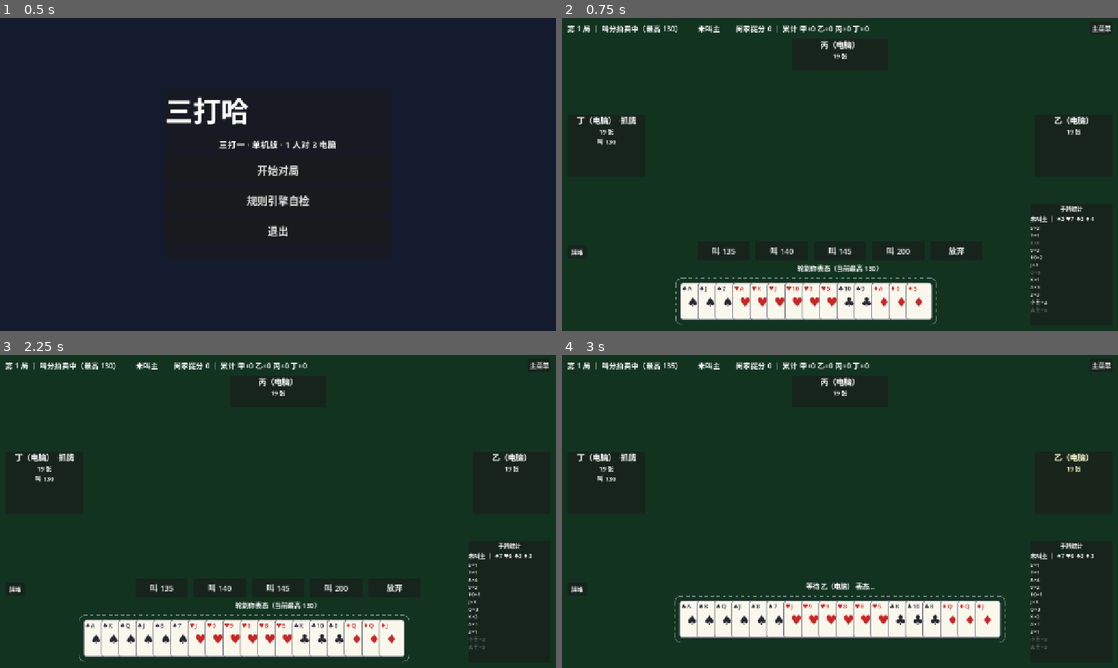
Above: before the commit, frames 1-4 (two rows, left to right).
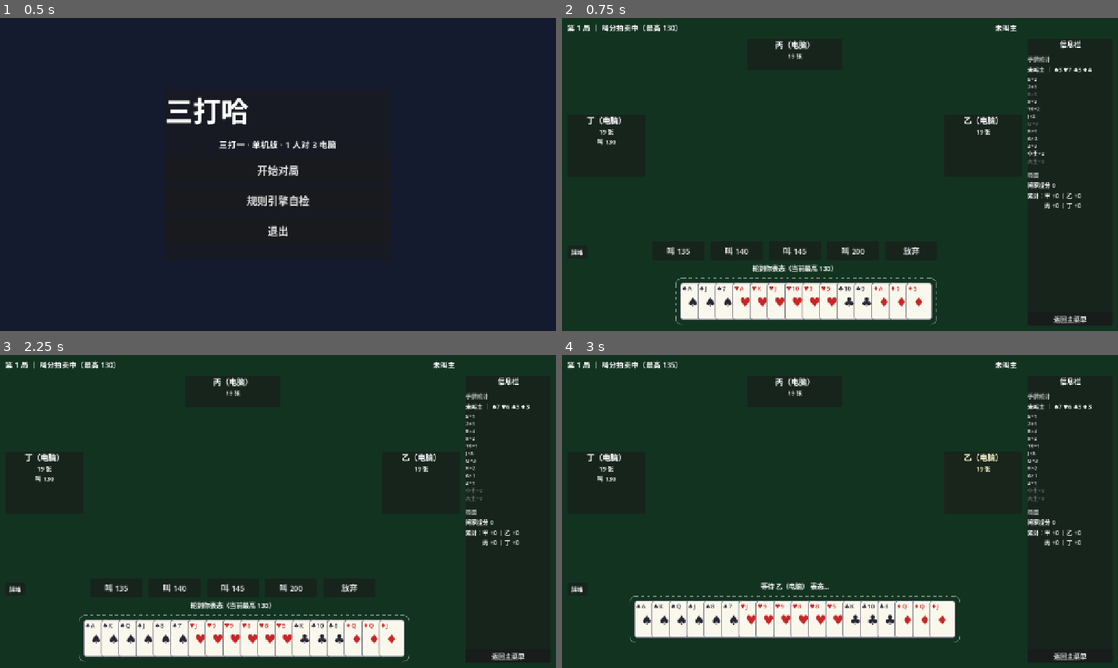
Above: after the commit, the same moments.

Repository: longy1/three-beat-one
Game: Godot game, scene res://scenes/main_menu.tscn
Two runs of this game, one before a commit and one after it. Both use one fixed random seed, a clock stepped at 60 frames per second and the inputs below.
Inputs:
- Up to frame 1 (0.5 s): no input
- Up to frame 2 (0.75 s): click "开始对局" at 0.5 s
- Up to frame 3 (2.25 s): click "主菜单" (after the commit: "返回主菜单") at 1.25 s; click "开始对局" at 2 s
- Up to frame 4 (3 s): click "叫 135" at 2.75 s

Frame 1 is identical in both runs. In frame 2, 3.5% of the frame differs, in the area x 1-99%, y 1-98%; in frame 3, 3.5%; in frame 4, 7.3%.

Commit message:
ui: 右侧竖直信息栏 + 皇冠庄家动画；去掉抓牌庄家展示
- 信息栏（1072~1268, y48~708）：手牌统计 + 局面（捉分/累计，自顶栏拆入）+ 主菜单按钮
- 牌桌区让位至 x0~1060：座位/出牌/Toast/手牌/结算全部重新居中（x536）
- 皇冠动画：拍卖结束从牌桌中央 ×4 放大出现，TRANS_CUBIC EASE_OUT
  减速缩小飞至出牌庄家名字旁停驻（下局拍卖开始时清除）；程序化 CrownBadge 绘制
- 面板不再显示「抓牌/庄」文字，庄家由皇冠标记；视觉稿同步更新

Diff:
--- /dev/null
+++ b/docs/ui-mockup.svg
@@ -0,0 +1,116 @@
+<svg xmlns="http://www.w3.org/2000/svg" width="1280" height="720" viewBox="0 0 1280 720" font-family="'Segoe UI','Microsoft YaHei',sans-serif">
+  <!-- ═══ 底图：牌桌背景 ═══ -->
+  <rect width="1280" height="720" fill="#0b2218"/>
+  <text x="16" y="24" font-size="13" fill="#5a7a68">1280 × 720 ｜ 区域图（视觉稿）｜ 全部留白 12px</text>
+
+  <!-- ═══ 顶栏（x12~1060，避开信息栏） ═══ -->
+  <rect x="12" y="8" width="1048" height="32" rx="6" fill="#12291d" stroke="#2c4a38"/>
+  <text x="28" y="29" font-size="15" fill="#d8e5dd">第 1 局 ｜ 出牌庄 丙 · 叫分 135（抓牌庄家不展示）</text>
+  <text x="420" y="29" font-size="15" fill="#7fd4a0">主：♠ ｜ R = 9</text>
+
+  <!-- ═══ 丙（上带 y48~120，居中于牌桌区 x536） ═══ -->
+  <rect x="426" y="48" width="220" height="72" rx="8" fill="#162e22" stroke="#3a5c48"/>
+  <text x="536" y="76" font-size="16" fill="#e8f0ea" text-anchor="middle" font-weight="bold">丙（电脑）</text>
+  <text x="536" y="96" font-size="13" fill="#9ab5a5" text-anchor="middle">17 张 ｜ 叫 135</text>
+  <!-- 皇冠动画：叫分结束 → 中央大皇冠减速飞向庄家名字旁 -->
+  <path d="M 536 240 Q 500 160 476 88" fill="none" stroke="#e8b84a" stroke-width="1.5" stroke-dasharray="5 4"/>
+  <g transform="translate(460,64)">
+    <path d="M 0 17 L 0 7 L 7 12 L 15 0 L 23 12 L 30 7 L 30 17 Z" fill="#ffd140" stroke="#d9a10e"/>
+    <rect x="0" y="17" width="30" height="5" fill="#d9a10e"/>
+  </g>
+  <circle cx="536" cy="240" r="26" fill="none" stroke="#e8b84a" stroke-width="1" stroke-dasharray="4 4"/>
+  <text x="536" y="245" font-size="13" fill="#e8b84a" text-anchor="middle">👑</text>
+  <text x="560" y="270" font-size="12" fill="#e8b84a">皇冠：中央×4 → 减速缩小飞至庄家名旁</text>
+  <!-- 丙出牌（带内右侧 666~866） -->
+  <rect x="666" y="52" width="48" height="64" rx="5" fill="#f7f3e8" stroke="#888"/>
+  <text x="690" y="88" font-size="18" fill="#1a1a24" text-anchor="middle">♠</text>
+  <rect x="718" y="52" width="48" height="64" rx="5" fill="#f7f3e8" stroke="#888"/>
+  <text x="742" y="88" font-size="18" fill="#b32c2c" text-anchor="middle">♥</text>
+  <text x="780" y="130" font-size="12" fill="#5a7a68">丙·出牌（666~866）</text>
+
+  <!-- Toast（y132~160） -->
+  <text x="536" y="152" font-size="15" fill="#e8b84a" text-anchor="middle">Toast 提示（非法出牌原因等）</text>
+
+  <!-- ═══ 丁（左带 面板 12~192） ═══ -->
+  <rect x="12" y="222" width="180" height="144" rx="8" fill="#162e22" stroke="#3a5c48"/>
+  <text x="102" y="252" font-size="16" fill="#e8f0ea" text-anchor="middle" font-weight="bold">丁（电脑）</text>
+  <text x="102" y="274" font-size="13" fill="#9ab5a5" text-anchor="middle">16 张 ｜ 已放弃</text>
+  <text x="102" y="294" font-size="13" fill="#9ab5a5" text-anchor="middle">（悬停=牌堆）</text>
+  <!-- 丁出牌（200~400） -->
+  <rect x="200" y="262" width="48" height="64" rx="5" fill="#f7f3e8" stroke="#888"/>
+  <text x="224" y="298" font-size="18" fill="#1a1a24" text-anchor="middle">♣</text>
+  <rect x="252" y="262" width="48" height="64" rx="5" fill="#f7f3e8" stroke="#888"/>
+  <text x="276" y="298" font-size="18" fill="#1a1a24" text-anchor="middle">♠</text>
+  <text x="226" y="360" font-size="12" fill="#5a7a68">丁·出牌（200~400）</text>
+
+  <!-- ═══ 乙（右带 面板 880~1060） ═══ -->
+  <rect x="880" y="222" width="180" height="144" rx="8" fill="#162e22" stroke="#3a5c48"/>
+  <text x="970" y="252" font-size="16" fill="#e8f0ea" text-anchor="middle" font-weight="bold">乙（电脑）</text>
+  <text x="970" y="274" font-size="13" fill="#9ab5a5" text-anchor="middle">19 张</text>
+  <!-- 乙出牌（680~880） -->
+  <rect x="680" y="262" width="48" height="64" rx="5" fill="#f7f3e8" stroke="#888"/>
+  <text x="704" y="298" font-size="18" fill="#1a1a24" text-anchor="middle">♦</text>
+  <rect x="732" y="262" width="48" height="64" rx="5" fill="#f7f3e8" stroke="#888"/>
+  <text x="756" y="298" font-size="18" fill="#b32c2c" text-anchor="middle">♥</text>
+  <text x="700" y="360" font-size="12" fill="#5a7a68">乙·出牌（680~880）</text>
+
+  <!-- 中央空旷区标注 -->
+  <text x="536" y="230" font-size="12" fill="#5a7a68" text-anchor="middle">中央空旷区（y136~432）</text>
+
+  <!-- ═══ 你的出牌（手牌正上方 y384~461） ═══ -->
+  <rect x="460" y="388" width="48" height="64" rx="5" fill="#f7f3e8" stroke="#888"/>
+  <text x="484" y="424" font-size="18" fill="#1a1a24" text-anchor="middle">♠</text>
+  <rect x="512" y="388" width="48" height="64" rx="5" fill="#f7f3e8" stroke="#888"/>
+  <text x="536" y="424" font-size="18" fill="#b32c2c" text-anchor="middle">♥</text>
+  <text x="564" y="434" font-size="12" fill="#5a7a68"> ✓赢</text>
+  <text x="380" y="380" font-size="12" fill="#5a7a68">你·出牌（460~612 居中）</text>
+
+  <!-- ═══ 底部区（y462~708） ═══ -->
+  <!-- 操作按钮行 -->
+  <rect x="416" y="466" width="120" height="44" rx="6" fill="#1c3a2a" stroke="#3a5c48"/>
+  <text x="476" y="493" font-size="17" fill="#d8e5dd" text-anchor="middle">出 牌</text>
+  <rect x="548" y="466" width="120" height="44" rx="6" fill="#1c3a2a" stroke="#3a5c48"/>
+  <text x="608" y="493" font-size="17" fill="#d8e5dd" text-anchor="middle">放弃</text>
+  <text x="380" y="494" font-size="12" fill="#5a7a68" text-anchor="end">提示行 →</text>
+  <!-- 牌堆按钮 -->
+  <rect x="12" y="514" width="46" height="30" rx="6" fill="#1c3a2a" stroke="#3a5c48"/>
+  <text x="35" y="534" font-size="13" fill="#d8e5dd" text-anchor="middle">牌堆</text>
+
+  <!-- 手牌双虚线框（居中于牌桌区 536） -->
+  <rect x="150" y="552" width="170" height="106" rx="14" fill="none" stroke="#ffffff" stroke-opacity="0.45" stroke-width="1.5" stroke-dasharray="7 5"/>
+  <text x="235" y="610" font-size="15" fill="#e8f0ea" text-anchor="middle">主牌框</text>
+  <rect x="336" y="552" width="620" height="106" rx="14" fill="none" stroke="#ffffff" stroke-opacity="0.45" stroke-width="1.5" stroke-dasharray="7 5"/>
+  <text x="646" y="610" font-size="15" fill="#e8f0ea" text-anchor="middle">副牌框</text>
+  <text x="340" y="690" font-size="12" fill="#5a7a68">手牌区（150~956，居中于牌桌区，不再被统计遮挡）</text>
+
+  <!-- ═══ ★ 右侧竖直信息栏（新增 x1072~1268, y48~708） ═══ -->
+  <rect x="1072" y="48" width="196" height="660" rx="10" fill="#132b1f" stroke="#e8b84a" stroke-width="1.5" stroke-dasharray="6 4"/>
+  <text x="1170" y="76" font-size="16" fill="#e8b84a" text-anchor="middle" font-weight="bold">信息栏（新增）</text>
+  <line x1="1084" y1="88" x2="1256" y2="88" stroke="#2c4a38"/>
+
+  <!-- 统计块 -->
+  <text x="1084" y="112" font-size="13" fill="#9ab5a5">手牌统计</text>
+  <text x="1084" y="136" font-size="14" fill="#e8f0ea">主 13 ｜ 副 ♥6 ♣4 ♦4</text>
+  <text x="1084" y="162" font-size="14" fill="#e8f0ea">5×2   7×3   8×1</text>
+  <text x="1084" y="186" font-size="14" fill="#e8f0ea">9×3   10×2  J×1</text>
+  <text x="1084" y="210" font-size="14" fill="#e8f0ea">Q×1   K×2   A×2</text>
+  <text x="1084" y="234" font-size="14" fill="#e8f0ea">2×2   小王×1</text>
+  <text x="1084" y="258" font-size="14" fill="#e8f0ea">大王×1</text>
+
+  <line x1="1084" y1="280" x2="1256" y2="280" stroke="#2c4a38"/>
+  <!-- 局面块（原顶栏拆出） -->
+  <text x="1084" y="304" font-size="13" fill="#9ab5a5">局面</text>
+  <text x="1084" y="328" font-size="14" fill="#e8f0ea">闲家捉分 45</text>
+  <text x="1084" y="352" font-size="13" fill="#c8d8cd">累计 甲+3 乙-3</text>
+  <text x="1084" y="374" font-size="13" fill="#c8d8cd">      丙+3 丁-3</text>
+
+  <line x1="1084" y1="396" x2="1256" y2="396" stroke="#2c4a38"/>
+  <!-- 主菜单按钮挪入栏底 -->
+  <rect x="1090" y="668" width="160" height="32" rx="6" fill="#1c3a2a" stroke="#3a5c48"/>
+  <text x="1170" y="689" font-size="14" fill="#d8e5dd" text-anchor="middle">返回主菜单</text>
+
+  <!-- 尺寸标注 -->
+  <text x="1170" y="420" font-size="12" fill="#e8b84a" text-anchor="middle">宽 196（1072~1268）</text>
+  <text x="1170" y="440" font-size="12" fill="#e8b84a" text-anchor="middle">高 660（48~708）</text>
+  <text x="1170" y="460" font-size="12" fill="#e8b84a" text-anchor="middle">牌桌区让位：0~1060</text>
+</svg>
--- a/scenes/game_table.tscn
+++ b/scenes/game_table.tscn
@@ -26,13 +26,14 @@
 anchor_right = 1.0
 offset_left = 12.0
 offset_top = 8.0
-offset_right = -12.0
+offset_right = -232.0
 offset_bottom = 36.0
 grow_horizontal = 2
 theme_override_constants/separation = 36.0
 
 [node name="GameInfoLabel" type="Label" parent="TopBar"]
 layout_mode = 2
+size_flags_horizontal = 3
 theme_override_font_sizes/font_size = 17
 text = "第 1 局"
 
@@ -41,27 +42,13 @@
 theme_override_font_sizes/font_size = 17
 text = ""
 
-[node name="ScoreLabel" type="Label" parent="TopBar"]
-layout_mode = 2
-size_flags_horizontal = 3
-theme_override_font_sizes/font_size = 17
-text = ""
-
-[node name="MenuButton" type="Button" parent="TopBar"]
-layout_mode = 2
-theme_override_font_sizes/font_size = 15
-text = "主菜单"
-
 [node name="SeatTop" type="PanelContainer" parent="."]
 layout_mode = 1
-anchors_preset = 5
-anchor_left = 0.5
-anchor_right = 0.5
-offset_left = -110.0
+anchors_preset = 0
+offset_left = 426.0
 offset_top = 48.0
-offset_right = 110.0
+offset_right = 646.0
 offset_bottom = 120.0
-grow_horizontal = 2
 
 [node name="VBox" type="VBoxContainer" parent="SeatTop"]
 layout_mode = 2
@@ -120,9 +107,9 @@
 anchors_preset = 0
 anchor_left = 1.0
 anchor_right = 1.0
-offset_left = -192.0
+offset_left = -400.0
 offset_top = 222.0
-offset_right = -12.0
+offset_right = -220.0
 offset_bottom = 366.0
 grow_horizontal = 0
 
@@ -159,31 +146,24 @@
 
 [node name="ToastLabel" type="Label" parent="."]
 layout_mode = 1
-anchors_preset = 5
-anchor_left = 0.5
-anchor_right = 0.5
-offset_left = -300.0
+anchors_preset = 0
+offset_left = 336.0
 offset_top = 132.0
-offset_right = 300.0
+offset_right = 736.0
 offset_bottom = 160.0
 theme_override_font_sizes/font_size = 16
 modulate = Color(1, 0.8, 0.3, 1)
 text = ""
+horizontal_alignment = 1
 
 [node name="ResultPanel" type="PanelContainer" parent="."]
 visible = false
 layout_mode = 1
-anchors_preset = 8
-anchor_left = 0.5
-anchor_top = 0.5
-anchor_right = 0.5
-anchor_bottom = 0.5
-offset_left = -260.0
-offset_top = -170.0
-offset_right = 260.0
-offset_bottom = 150.0
-grow_horizontal = 2
-grow_vertical = 2
+anchors_preset = 0
+offset_left = 276.0
+offset_top = 190.0
+offset_right = 796.0
+offset_bottom = 510.0
 
 [node name="VBox" type="VBoxContainer" parent="ResultPanel"]
 layout_mode = 2
@@ -227,7 +207,7 @@
 anchor_bottom = 1.0
 offset_left = 12.0
 offset_top = -206.0
-offset_right = -12.0
+offset_right = -220.0
 offset_bottom = -20.0
 grow_horizontal = 2
 grow_vertical = 0
@@ -248,40 +228,77 @@
 layout_mode = 2
 size_flags_vertical = 3
 
-[node name="StatsPanel" type="PanelContainer" parent="."]
-layout_mode = 1
-anchors_preset = 3
-anchor_left = 1.0
-anchor_top = 1.0
-anchor_right = 1.0
-anchor_bottom = 1.0
-offset_left = -202.0
-offset_top = -292.0
-offset_right = -12.0
-offset_bottom = -12.0
-grow_horizontal = 0
-grow_vertical = 0
-mouse_filter = 2
-
-[node name="VBox" type="VBoxContainer" parent="StatsPanel"]
-layout_mode = 2
-theme_override_constants/separation = 3.0
-
-[node name="TitleLabel" type="Label" parent="StatsPanel/VBox"]
-layout_mode = 2
-mouse_filter = 2
-theme_override_font_sizes/font_size = 13
+[node name="Sidebar" type="PanelContainer" parent="."]
+layout_mode = 1
+anchors_preset = 0
+offset_left = 1072.0
+offset_top = 48.0
+offset_right = 1268.0
+offset_bottom = 708.0
+mouse_filter = 2
+
+[node name="VBox" type="VBoxContainer" parent="Sidebar"]
+layout_mode = 2
+theme_override_constants/separation = 4.0
+
+[node name="TitleLabel" type="Label" parent="Sidebar/VBox"]
+layout_mode = 2
+mouse_filter = 2
+theme_override_font_sizes/font_size = 16
+text = "信息栏"
+horizontal_alignment = 1
+
+[node name="Sep1" type="HSeparator" parent="Sidebar/VBox"]
+layout_mode = 2
+
+[node name="StatsHead" type="Label" parent="Sidebar/VBox"]
+layout_mode = 2
+mouse_filter = 2
+theme_override_font_sizes/font_size = 13
+modulate = Color(1, 1, 1, 0.65)
 text = "手牌统计"
-horizontal_alignment = 1
-
-[node name="MainLabel" type="Label" parent="StatsPanel/VBox"]
-layout_mode = 2
-mouse_filter = 2
-theme_override_font_sizes/font_size = 13
-text = ""
-
-[node name="RankGrid" type="GridContainer" parent="StatsPanel/VBox"]
+
+[node name="MainLabel" type="Label" parent="Sidebar/VBox"]
+layout_mode = 2
+mouse_filter = 2
+theme_override_font_sizes/font_size = 13
+text = ""
+
+[node name="RankGrid" type="GridContainer" parent="Sidebar/VBox"]
 layout_mode = 2
 theme_override_constants/h_separation = 8.0
 theme_override_constants/v_separation = 0.0
 columns = 1
+
+[node name="Sep2" type="HSeparator" parent="Sidebar/VBox"]
+layout_mode = 2
+
+[node name="StateHead" type="Label" parent="Sidebar/VBox"]
+layout_mode = 2
+mouse_filter = 2
+theme_override_font_sizes/font_size = 13
+modulate = Color(1, 1, 1, 0.65)
+text = "局面"
+
+[node name="CapturedLabel" type="Label" parent="Sidebar/VBox"]
+layout_mode = 2
+mouse_filter = 2
+theme_override_font_sizes/font_size = 13
+text = ""
+
+[node name="CumulativeLabel" type="Label" parent="Sidebar/VBox"]
+layout_mode = 2
+mouse_filter = 2
+theme_override_font_sizes/font_size = 13
+text = ""
+autowrap_mode = 3
+
+[node name="Spacer" type="Control" parent="Sidebar/VBox"]
+layout_mode = 2
+size_flags_vertical = 3
+mouse_filter = 2
+
+[node name="MenuButton" type="Button" parent="Sidebar/VBox"]
+layout_mode = 2
+theme_override_font_sizes/font_size = 15
+text = "返回主菜单"
--- /dev/null
+++ b/scripts/crown_badge.gd
@@ -0,0 +1,31 @@
+class_name CrownBadge
+extends Control
+## 程序化皇冠（庄家标记）：三尖冠体 + 底座 + 宝石，纯 draw 无素材。
+
+
+func _draw() -> void:
+	var w := size.x
+	var h := size.y
+	if w <= 0 or h <= 0:
+		return
+	var gold := Color(1.0, 0.82, 0.25)
+	var gold_dark := Color(0.85, 0.62, 0.12)
+	# 冠体：左尖 → 左谷 → 中尖 → 右谷 → 右尖
+	var pts := PackedVector2Array([
+		Vector2(0, h * 0.78),
+		Vector2(0, h * 0.28),
+		Vector2(w * 0.22, h * 0.58),
+		Vector2(w * 0.5, 0.0),
+		Vector2(w * 0.78, h * 0.58),
+		Vector2(w, h * 0.28),
+		Vector2(w, h * 0.78),
+	])
+	draw_colored_polygon(pts, gold)
+	# 底座
+	draw_rect(Rect2(0, h * 0.78, w, h * 0.22), gold_dark)
+	# 宝石
+	draw_circle(Vector2(w * 0.5, h * 0.62), minf(w, h) * 0.11, Color(0.85, 0.25, 0.25))
+	# 轮廓
+	var closed := pts.duplicate()
+	closed.append(pts[0])
+	draw_polyline(closed, gold_dark, 1.0, true)
--- a/scripts/game_table.gd
+++ b/scripts/game_table.gd
@@ -8,12 +8,29 @@
 const TRICK_PAUSE := 1.0
 
 const SEAT_NAMES := ["甲（你）", "乙（电脑）", "丙（电脑）", "丁（电脑）"]
+
+## 出牌显示锚点（屏幕绝对坐标）：你=手牌正上方、丙=上带右侧、乙/丁=面板朝桌心一侧
+const TRICK_ANCHORS := {
+	0: Vector2(536, 396),
+	1: Vector2(780, 294),
+	2: Vector2(766, 84),
+	3: Vector2(300, 294),
+}
+
+## 皇冠动画落点（出牌庄家名字旁）
+const CROWN_TARGETS := {
+	0: Vector2(330, 484),
+	1: Vector2(930, 252),
+	2: Vector2(472, 76),
+	3: Vector2(40, 252),
+}
 
 var engine: GameEngine
 var selected: Array = []   # Array[Card]，选中的手牌引用
 var select_mode := ""      # "" | "discard" | "play"
 var _last_trick_winner := -1
 var _pending_trump_suit := -1
+var _crown: CrownBadge = null
 
 var _ai_timer: Timer
 var _trick_timer: Timer
@@ -22,7 +39,8 @@
 
 @onready var game_info: Label = $TopBar/GameInfoLabel
 @onready var trump_label: Label = $TopBar/TrumpLabel
-@onready var score_label: Label = $TopBar/ScoreLabel
+@onready var captured_label: Label = $Sidebar/VBox/CapturedLabel
+@onready var cumulative_label: Label = $Sidebar/VBox/CumulativeLabel
 @onready var toast_label: Label = $ToastLabel
 @onready var hint_label: Label = $BottomArea/HintLabel
 @onready var action_bar: HBoxContainer = $BottomArea/ActionBar
@@ -49,7 +67,7 @@
 	_trick_timer.wait_time = TRICK_PAUSE
 	add_child(_trick_timer)
 
-	$TopBar/MenuButton.pressed.connect(_on_menu)
+	$Sidebar/VBox/MenuButton.pressed.connect(_on_menu)
 	$ResultPanel/VBox/Buttons/NextButton.pressed.connect(_on_next_game)
 	$ResultPanel/VBox/Buttons/MenuButton2.pressed.connect(_on_menu)
 
@@ -182,6 +200,10 @@
 ## ============================= 信号处理 =============================
 
 func _on_auction_required(seat: int) -> void:
+	# 新局拍卖开始：清除上一局的庄家皇冠
+	if _crown != null:
+		_crown.queue_free()
+		_crown = null
 	_refresh()
 	if seat == HUMAN_SEAT:
 		_show_auction_bar()
@@ -192,6 +214,7 @@
 
 func _on_trump_required(seat: int) -> void:
 	_refresh()
+	_play_crown_animation(seat)  # 拍卖结束：皇冠飞向出牌庄家
 	if seat == HUMAN_SEAT:
 		_show_trump_picker()
 	else:
@@ -199,6 +222,27 @@
 		_run_ai(func():
 			var choice: Dictionary = AiPolicy.choose_trump(engine.hands[seat])
 			engine.submit_trump(seat, choice.suit, choice.rank))
+
+
+## 皇冠：从牌桌正中央放大出现，一边缩小一边减速移动到出牌庄家名字旁（停驻标记庄家）
+func _play_crown_animation(seat: int) -> void:
+	if _crown != null:
+		_crown.queue_free()
+	_crown = CrownBadge.new()
+	_crown.size = Vector2(30, 22)
+	_crown.pivot_offset = _crown.size / 2.0
+	_crown.position = Vector2(536, 294) - _crown.size / 2.0  # 牌桌正中央
+	_crown.scale = Vector2(4, 4)
+	_crown.z_index = 60
+	add_child(_crown)
+	var target: Vector2 = CROWN_TARGETS[seat]
+	var tw := create_tween()
+	tw.set_parallel(true)
+	# TRANS_CUBIC + EASE_OUT：起步快、逐渐减速（加速度减小）
+	tw.tween_property(_crown, "position", target - _crown.size / 2.0, 1.0) \
+		.set_trans(Tween.TRANS_CUBIC).set_ease(Tween.EASE_OUT)
+	tw.tween_property(_crown, "scale", Vector2.ONE, 1.0) \
+		.set_trans(Tween.TRANS_CUBIC).set_ease(Tween.EASE_OUT)
 
 
 func _on_discard_required(seat: int) -> void:
@@ -416,7 +460,7 @@
 				suit_counts[c.suit] += 1
 		elif not c.is_joker():
 			suit_counts[c.suit] += 1
-	var main_label: Label = $StatsPanel/VBox/MainLabel
+	var main_label: Label = $Sidebar/VBox/MainLabel
 	var bits: Array[String] = []
 	if trump == null:
 		for s in Card.NORMAL_SUITS:
@@ -429,7 +473,7 @@
 		main_label.text = "主 %d ｜ 副 %s" % [trump_count, " ".join(bits)]
 
 	# 各点数数量（含王、2）
-	var grid: GridContainer = $StatsPanel/VBox/RankGrid
+	var grid: GridContainer = $Sidebar/VBox/RankGrid
 	for child in grid.get_children():
 		child.queue_free()
 	var rank_counts := {}
@@ -457,7 +501,7 @@
 	if engine.phase == GameEngine.Phase.AUCTION:
 		info += " ｜ 叫分拍卖中（最高 %d）" % engine.current_highest_bid()
 	elif engine.banker_seat >= 0:
-		info += " ｜ 抓牌庄 %s ｜ 出牌庄 %s" % [SEAT_NAMES[engine.dealer_seat], SEAT_NAMES[engine.banker_seat]]
+		info += " ｜ 出牌庄 %s" % SEAT_NAMES[engine.banker_seat]
 		if engine.contract > 0:
 			info += " ｜ 叫分 %d" % engine.contract
 	game_info.text = info
@@ -467,11 +511,13 @@
 		trump_label.text = "主：%s ｜ R = %s" % [suit_char, rank_name]
 	else:
 		trump_label.text = "未叫主"
-	var score := "闲家捉分 %d" % engine.captured_points
+	# 信息栏「局面」块
+	var captured := "闲家捉分 %d" % engine.captured_points
 	if engine.koudi_points > 0:
-		score += "（含抠底 %d）" % engine.koudi_points
-	score += " ｜ 累计 甲%+d 乙%+d 丙%+d 丁%+d" % [engine.cumulative[0], engine.cumulative[1], engine.cumulative[2], engine.cumulative[3]]
-	score_label.text = score
+		captured += "（含抠底 %d）" % engine.koudi_points
+	captured_label.text = captured
+	cumulative_label.text = "累计：甲 %+d ｜ 乙 %+d\n　　　丙 %+d ｜ 丁 %+d" \
+		% [engine.cumulative[0], engine.cumulative[1], engine.cumulative[2], engine.cumulative[3]]
 
 
 func _refresh_seats() -> void:
@@ -480,12 +526,8 @@
 		var name_label: Label = panel.get_node("VBox/NameLabel")
 		var count_label: Label = panel.get_node("VBox/CountLabel")
 		var status_label: Label = panel.get_node("VBox/StatusLabel")
-		var title: String = SEAT_NAMES[seat]
-		if engine.dealer_seat == seat:
-			title += " ·抓牌"
-		if engine.banker_seat == seat:
-			title += " ·庄"
-		name_label.text = title
+		# 庄家由皇冠动画标记，面板不再显示「抓牌/庄」文字
+		name_label.text = SEAT_NAMES[seat]
 		count_label.text = "%d 张" % engine.hand_count(seat)
 		var status := ""
 		match engine.phase:
@@ -506,19 +548,14 @@
 
 func _refresh_trick_area() -> void:
 	_clear_trick_area()
-	# 本轮各家出牌：TrickArea 为全屏层，锚点即屏幕绝对坐标。
+	# 本轮各家出牌：TrickArea 为全屏层，锚点即屏幕绝对坐标（TRICK_ANCHORS 常量）。
 	# 每家出牌显示在自己座位带内（你=手牌正上方、丙=上带右侧、
 	# 乙/丁=面板朝向桌心一侧），互不遮挡座位信息。
 	# 结算后 current_plays 已清空，改用 last_trick 快照停留展示（约 1 秒）
 	var shown: Array = engine.current_plays
 	if shown.is_empty():
 		shown = engine.last_trick
-	var anchors := {
-		0: Vector2(640, 396),
-		1: Vector2(980, 294),
-		2: Vector2(870, 84),
-		3: Vector2(300, 294),
-	}
+	var anchors: Dictionary = TRICK_ANCHORS
 	for play in shown:
 		var seat: int = play.seat
 		var box := VBoxContainer.new()
Not shown, added: docs/ui-mockup.svg.import
Not shown, added: scripts/crown_badge.gd.uid
